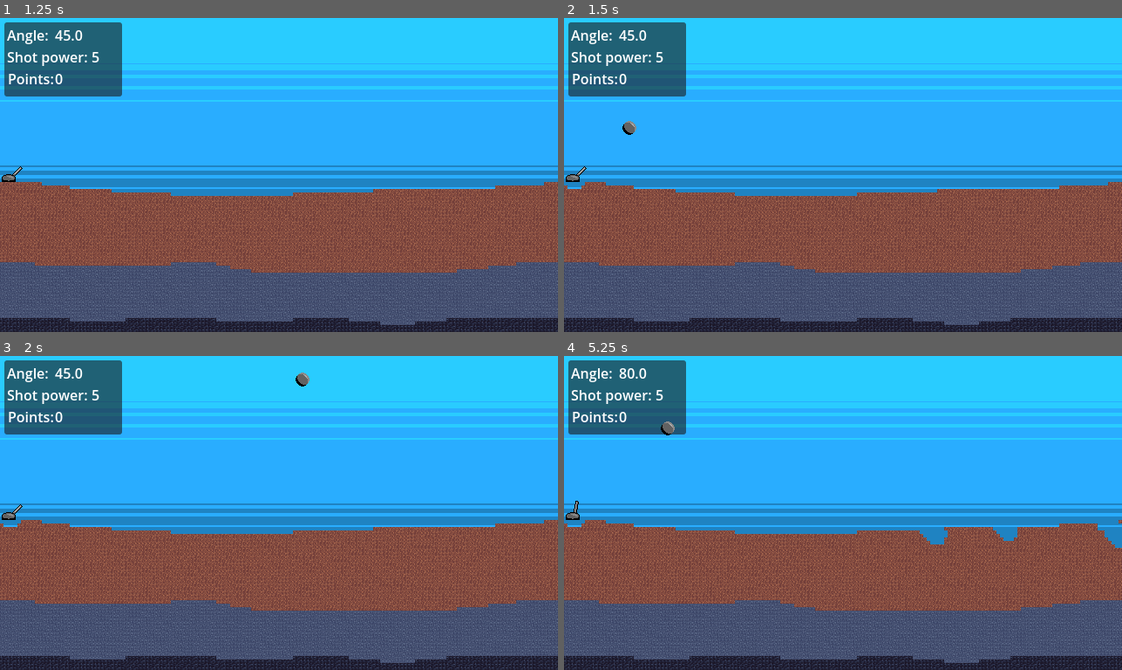
Above: before the commit, frames 1-4 (two rows, left to right).
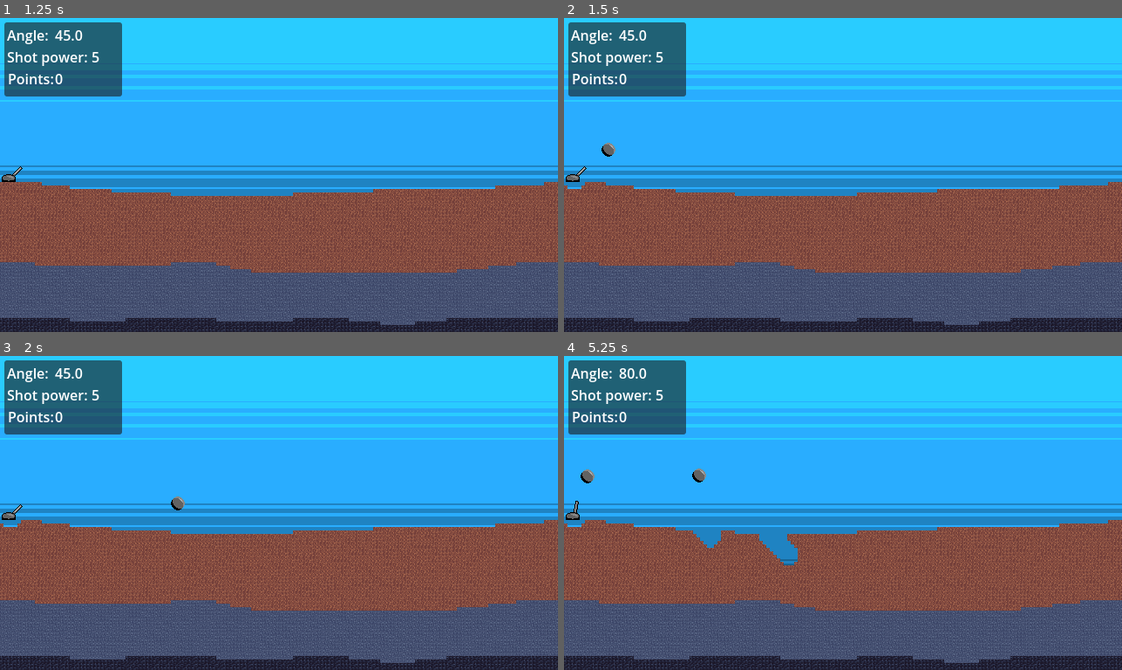
Above: after the commit, the same moments.

Repository: hunttis/ld-60
Game: Godot game, scene res://assets/scenes/master.tscn
Two runs of this game, one before a commit and one after it. Both use one fixed random seed, a clock stepped at 60 frames per second and the inputs below.
Inputs (mouse positions are in pixels of both pictures, inside the frame that each line leads up to):
- Up to frame 1 (1.25 s): click "Start" at 0.5 s
- Up to frame 2 (1.5 s): tap Enter at 1.25 s; move the mouse to (965, 159) at 1.27 s; tap Space (shoot) at 1.35 s
- Up to frame 3 (2 s): no input
- Up to frame 4 (5.25 s): move the mouse to (731, 528) at 2.02 s; tap Down (decrease_shot_power) at 2.1 s; tap Space (shoot) at 2.3, 3.05, 3.8, 4.55, 5.1 s; move the mouse to (898, 443) at 2.77 s; tap Up (increase_shot_power) at 2.85 s; move the mouse to (815, 575) at 3.52 s; tap Right (lower_cannon_angle) at 3.6 s; move the mouse to (1010, 560) at 4.27 s; hold Left (raise_cannon_angle) 4.28-5.03 s; move the mouse to (675, 465) at 5.02 s

Frame 1 is identical in both runs. In frame 2, 0.2% of the frame differs, in the area x 6-13%, y 32-45%; in frame 3, 0.2%; in frame 4, 1.4%, in the area x 2-100%, y 20-67%.

Commit message:
Fix shot angle calculation

Diff:
--- a/assets/scenes/game.gd
+++ b/assets/scenes/game.gd
@@ -7,7 +7,7 @@
 @onready var cannon = $Player/Cannon
 @onready var tilemap_layer = $Terrain/LevelData
 
-@export var shoot_speed: float = 250.0
+@export var shoot_speed: float = 90
 
 func _ready() -> void:
   cannon.angle_changed.connect(func(angle: float):
@@ -21,10 +21,15 @@
   cannon.emit_start_values()
 
 func shoot(angle: float, power: int) -> void:
-    var cannonball = projectile_scene.instantiate() as RigidBody2D
-    cannonball.tilemap_layer = tilemap_layer
+  var cannonball = projectile_scene.instantiate() as RigidBody2D
+  cannonball.tilemap_layer = tilemap_layer
 
-    get_tree().current_scene.add_child(cannonball)
-    cannonball.global_position = cannon.global_position
-    var direction = Vector2(angle/100, -angle/100)
-    cannonball.linear_velocity = direction * shoot_speed * power
+  var angle_radians: float = deg_to_rad(angle)
+  var direction: Vector2 = Vector2(
+      cos(angle_radians),
+      -sin(angle_radians)
+  )
+
+  get_tree().current_scene.add_child(cannonball)
+  cannonball.global_position = cannon.global_position
+  cannonball.linear_velocity = direction * shoot_speed * power
